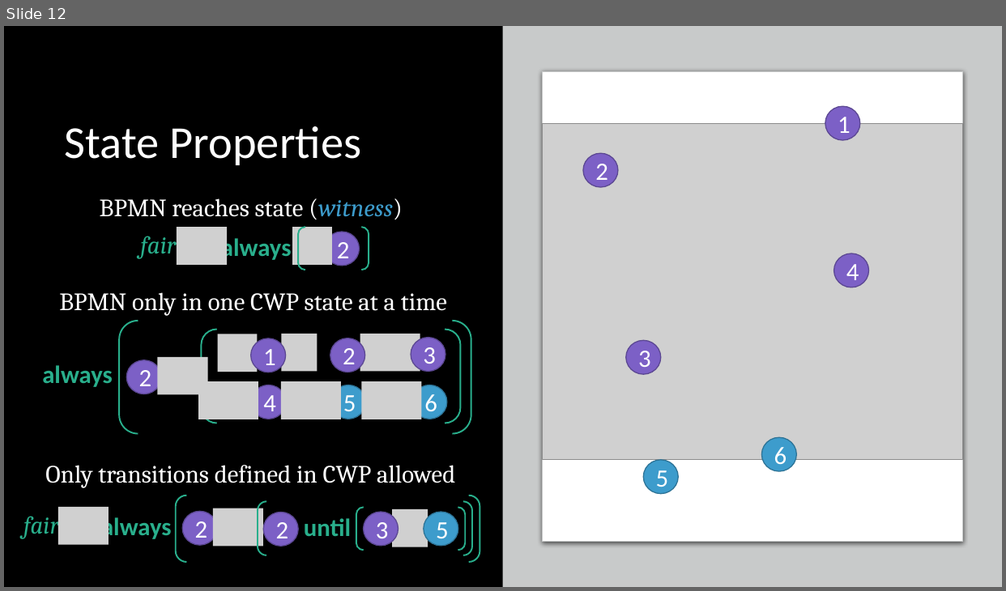
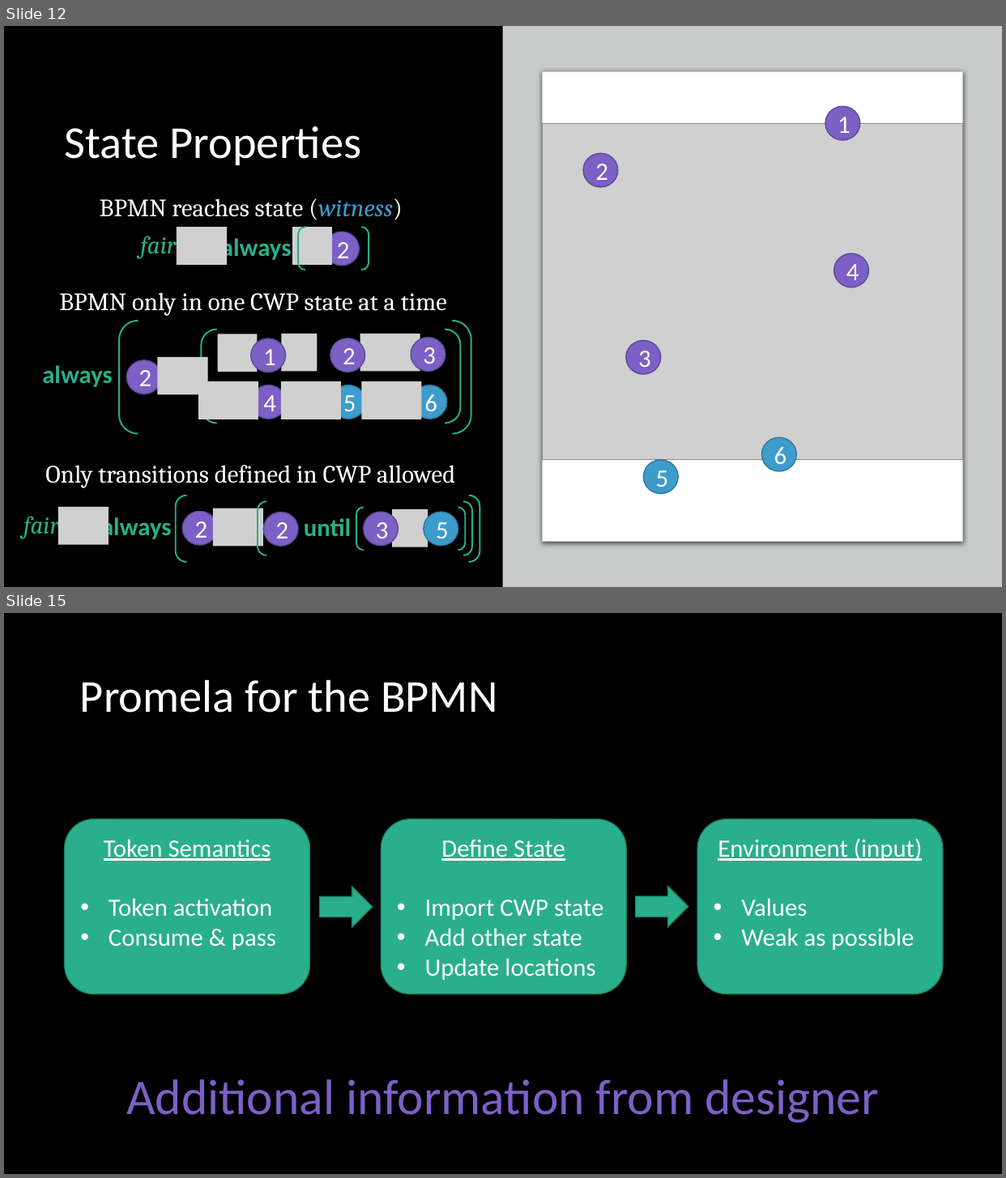
Before and after one commit to ericmercer/SPIN-bpmn-cwp-verification-paper, a slide deck: presentation/syscon-2022.pptx. Shown one above the other, each under a label of ours: slide 12 before the commit, slides 12 and 15 after it; the slides between them are not shown. The pictures are 1006x591 and 1006x1178 pixels, drawn with LibreOffice and Linux fonts; fonts in the diff are those of the drawing; grey boxes stand for pictures. Boxes give left, top, right and bottom in pixels: in the first picture for what was removed or moved away, otherwise in the second. Text is boxed around its words. In the diff, an @@ line names an element or a change of style, - is before the commit and + after.

Commit message:
Add BPMN slides

```diff
--- a/presentation/syscon-2022.pptx
+++ b/presentation/syscon-2022.pptx
@@ slide 15 added at box(4, 613, 1002, 1174), background #000000 @@
@@ title added at box(80, 679, 497, 713), 44 pt, text #FFFFFF @@
+Promela for the BPMN
@@ rounded rectangle added at box(65, 820, 310, 995), fill #29AF8C, outline #1E8168 1 pt, 24 pt, text #FFFFFF @@
+Token Semantics
+• Token activation
+• Consume & pass
@@ rounded rectangle added at box(381, 820, 627, 995), fill #29AF8C, outline #1E8168 1 pt, 24 pt, text #FFFFFF @@
+Define State
+• Import CWP state
+• Add other state
+• Update locations
@@ rounded rectangle added at box(698, 820, 944, 995), fill #29AF8C, outline #1E8168 1 pt, 24 pt, text #FFFFFF @@
+Environment (input)
+• Values
+• Weak as possible
@@ right arrow added at box(320, 887, 373, 927), fill #29AF8C, outline #1E8168 1 pt @@
@@ right arrow added at box(636, 886, 689, 926), fill #29AF8C, outline #1E8168 1 pt @@
@@ text added at box(126, 1080, 878, 1123), 48 pt, text #7C60C6 @@
+Additional information from designer
```
Also in this commit, not shown: 5 slides changed, 5 other slides added, 1 slide removed.
